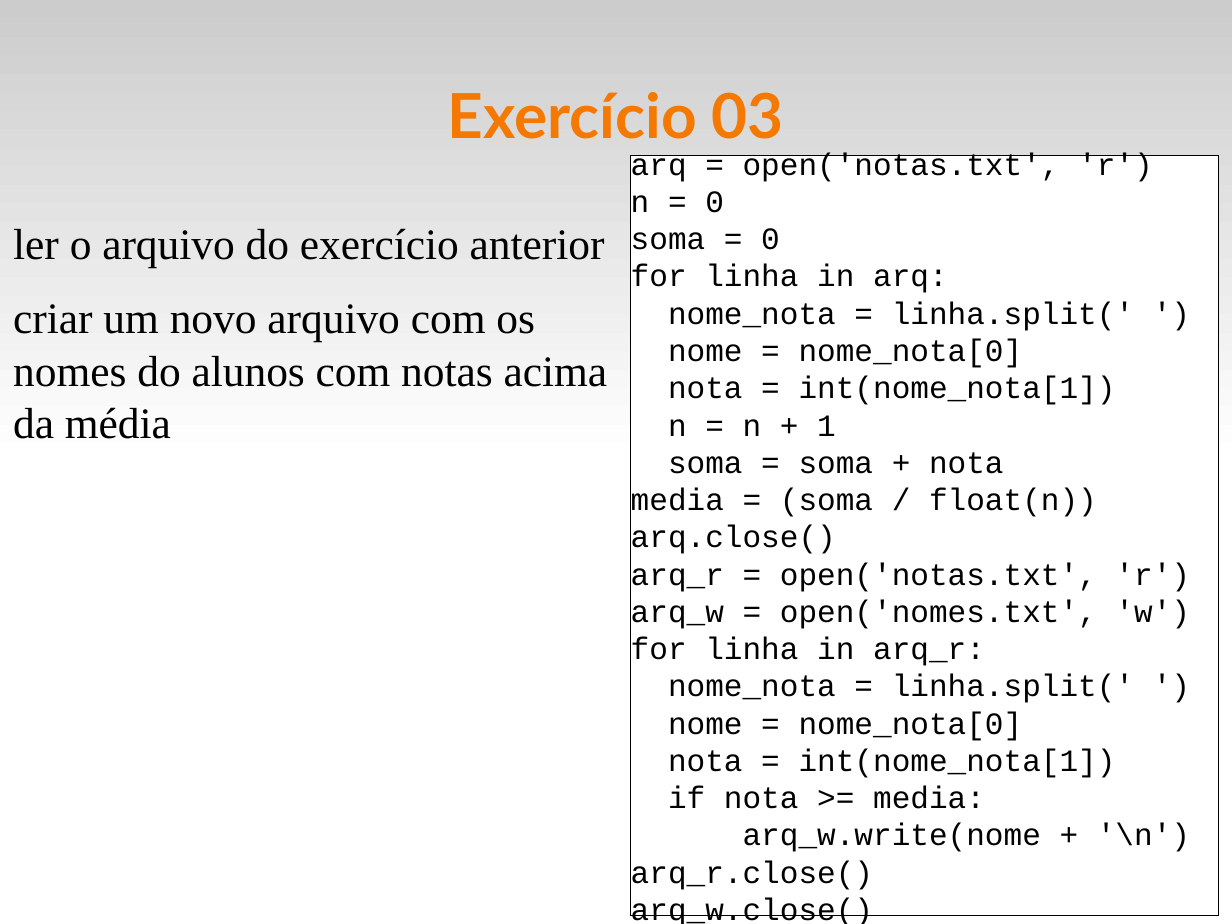
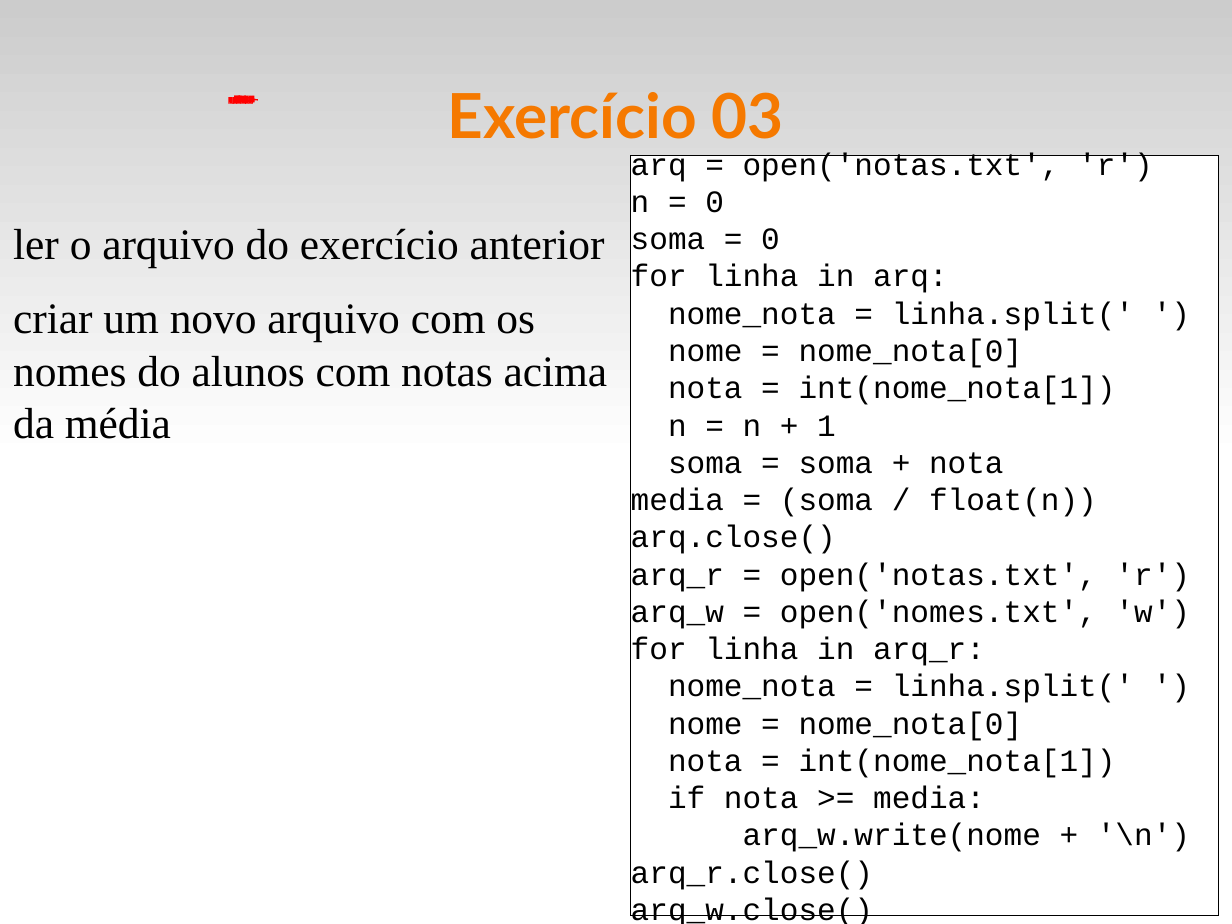
Before and after one commit to fsantanna-uerj/IPD, a slide deck: slide 12 of slides/ipd-08-arquivos.odp. Drawn at 1232x924 pixels with LibreOffice and Linux fonts; fonts in the diff are those of the drawing. Boxes give left, top, right and bottom in pixels: in the first picture for what was removed or moved away, otherwise in the second. Text is boxed around its words. In the diff, an @@ line names an element or a change of style, - is before the commit and + after.

```diff
--- a/slides/ipd-08-arquivos.odp
+++ b/slides/ipd-08-arquivos.odp
@@ line added from (228, 101) to (230, 101), #FF0000 4.25 pt @@
@@ line added from (230, 101) to (233, 101), #FF0000 4.25 pt @@
@@ line added from (233, 101) to (235, 101), #FF0000 4.25 pt @@
@@ line added from (233, 101) to (237, 101), #FF0000 4.25 pt @@
@@ line added from (237, 99) to (235, 99), #FF0000 4.25 pt @@
@@ line added from (235, 99) to (237, 99), #FF0000 4.25 pt @@
@@ line added from (237, 101) to (241, 101), #FF0000 4.25 pt @@
@@ line added from (240, 99) to (237, 99), #FF0000 4.25 pt @@
@@ line added from (237, 99) to (240, 99), #FF0000 4.25 pt @@
@@ line added from (240, 99) to (238, 99), #FF0000 4.25 pt @@
@@ line added from (238, 99) to (241, 99), #FF0000 4.25 pt @@
@@ line added from (245, 99) to (240, 99), #FF0000 4.25 pt @@
@@ line added from (241, 101) to (246, 101), #FF0000 4.25 pt @@
@@ line added from (247, 99) to (245, 99), #FF0000 4.25 pt @@
@@ line added from (245, 99) to (246, 99), #FF0000 4.25 pt @@
@@ line added from (246, 99) to (245, 99), #FF0000 4.25 pt @@
@@ line added from (246, 101) to (249, 101), #FF0000 4.25 pt @@
@@ line added from (249, 99) to (247, 99), #FF0000 4.25 pt @@
@@ line added from (249, 101) to (252, 101), #FF0000 4.25 pt @@
@@ line added from (250, 99) to (249, 99), #FF0000 4.25 pt @@
@@ line added from (253, 99) to (250, 99), #FF0000 4.25 pt @@
@@ line added from (252, 101) to (253, 101), #FF0000 4.25 pt @@
@@ line added from (255, 99) to (253, 99), #FF0000 4.25 pt @@
@@ line added from (255, 101) to (255, 99), #FF0000 4.25 pt @@
```
Also in this commit, not shown: 4 other slides changed, 3 other files.
